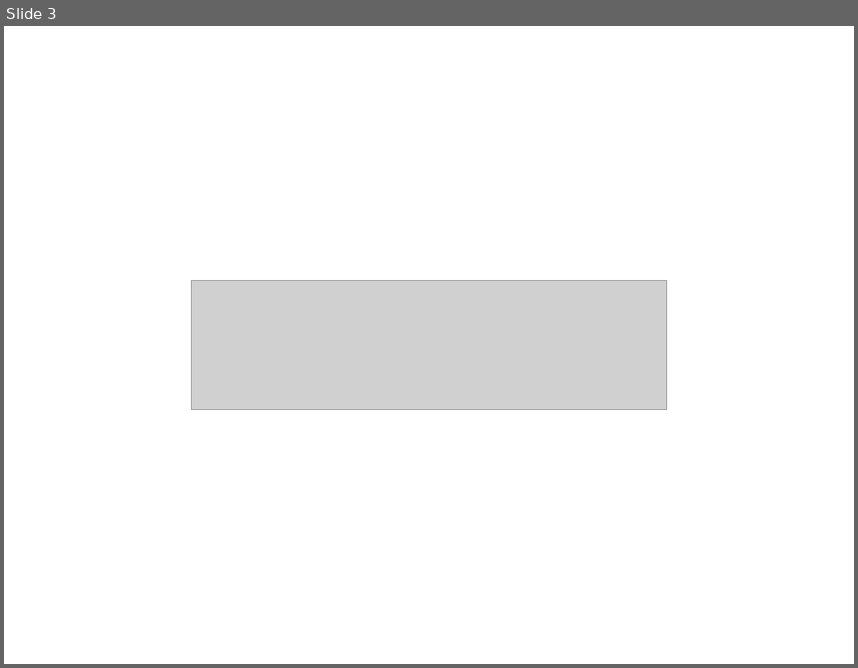
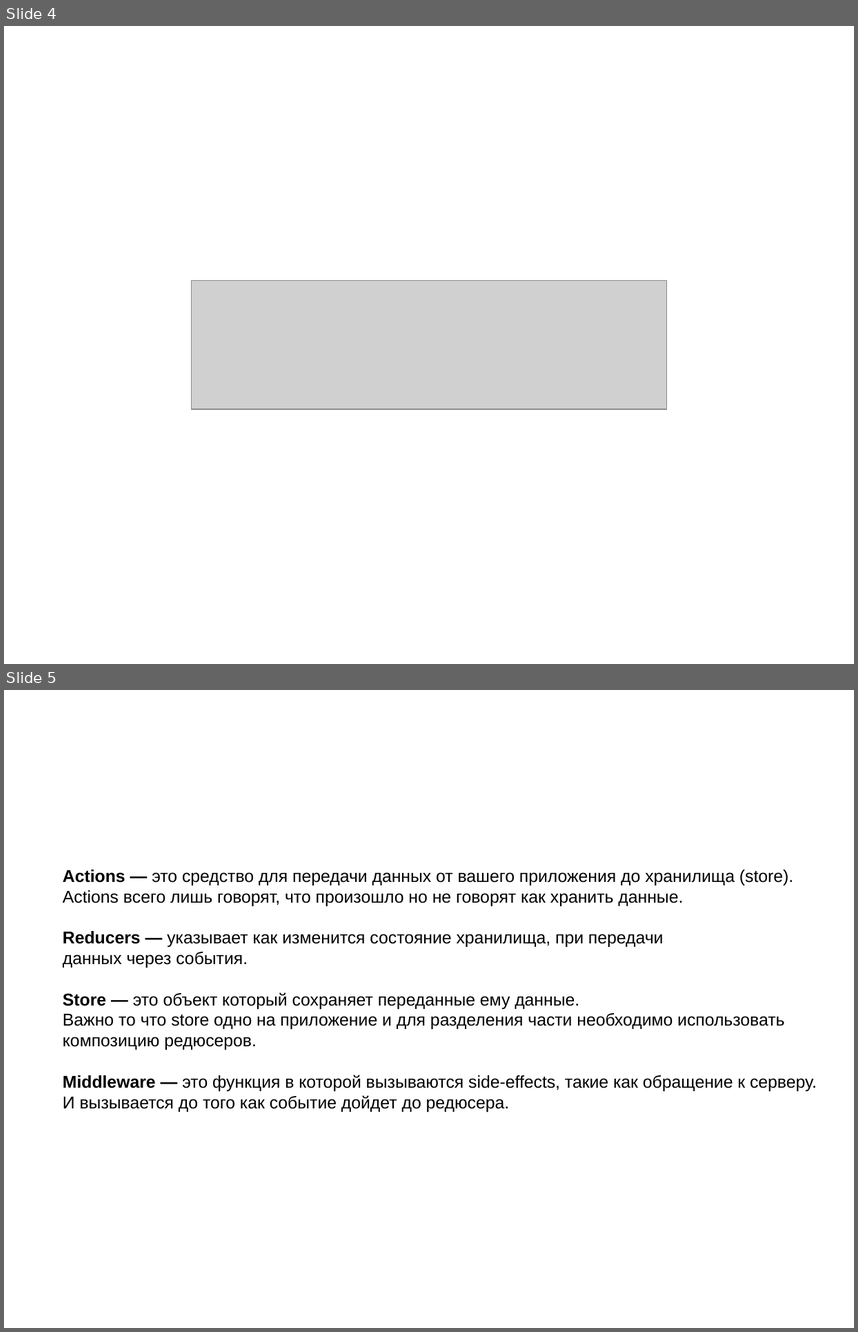
Before and after one commit to Avramenko-Vitaliy/react-redux-samples, a slide deck: presentation.odp. Shown one above the other, each under a label of ours: slide 3 before the commit, slides 4 and 5 after it. The pictures are 858x668 and 858x1332 pixels, drawn with LibreOffice and Linux fonts; fonts in the diff are those of the drawing; grey boxes stand for pictures. Boxes give left, top, right and bottom in pixels: in the first picture for what was removed or moved away, otherwise in the second. Text is boxed around its words. In the diff, an @@ line names an element or a change of style, - is before the commit and + after.

```diff
--- a/presentation.odp
+++ b/presentation.odp
@@ slide 5 added at bbox=[4, 690, 854, 1328], background #FFFFFF @@
@@ text added at bbox=[63, 869, 817, 1112], 16 pt, text #000000 @@
+Actions — это средство для передачи данных от вашего приложения до хранилища (store).
+Actions всего лишь говорят, что произошло но не говорят как хранить данные.
+Reducers — указывает как изменится состояние хранилища, при передачи
+данных через события.
+Store — это объект который сохраняет переданные ему данные.
+Важно то что store одно на приложение и для разделения части необходимо использовать
+композицию редюсеров.
+Middleware — это функция в которой вызываются side-effects, такие как обращение к серверу.
+И вызывается до того как событие дойдет до редюсера.
@@ what was slide 3 is now slide 4 @@
```
Also in this commit, not shown: 3 slides changed, 2 other slides added, 3 other files.
